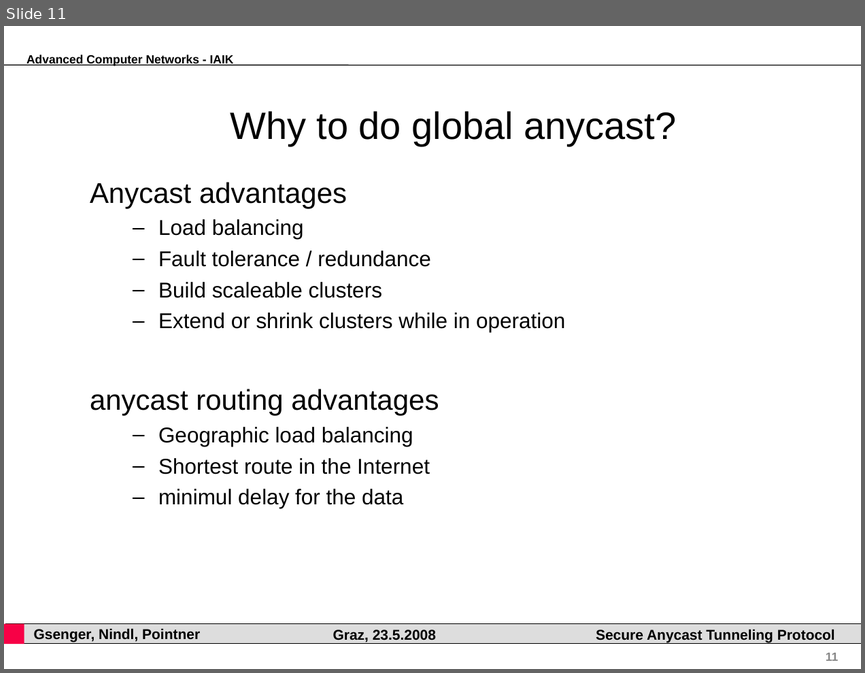
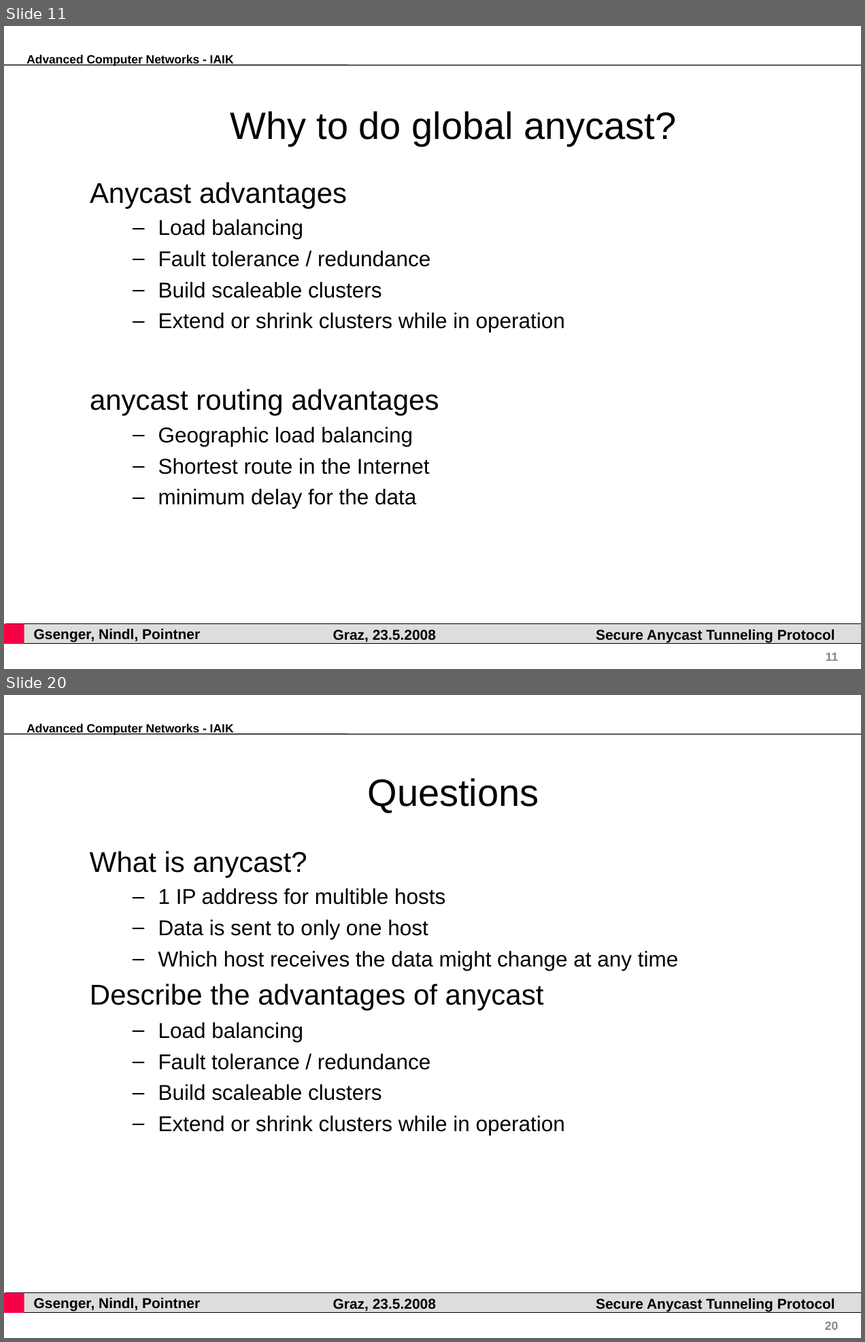
Before and after one commit to pyhedgehog/anytun, a slide deck: papers/acn.ppt. Shown one above the other, each under a label of ours: slide 11 before the commit, slides 11 and 20 after it; the slides between them are not shown. The pictures are 865x673 and 865x1342 pixels, drawn with LibreOffice and Linux fonts; fonts in the diff are those of the drawing; background and template pictures are left out. Boxes give left, top, right and bottom in pixels: in the first picture for what was removed or moved away, otherwise in the second. Text is boxed around its words. In the diff, an @@ line names an element or a change of style, - is before the commit and + after.

```diff
--- a/papers/acn.ppt
+++ b/papers/acn.ppt
@@ slide 20 added at [4, 695, 861, 1338], background #FFFFFF; not listed: 7 template elements that a slide beside it also shows @@
@@ title added at [367, 778, 538, 813], 32 pt, text #000000 @@
+Questions
@@ text added at [90, 851, 679, 1135], 18 pt, text #000000 @@
+What is anycast?
+  – 1 IP address for multible hosts
+  – Data is sent to only one host
+  – Which host receives the data might change at any time
+Describe the advantages of anycast
+  – Load balancing
+  – Fault tolerance / redundance
+  – Build scaleable clusters
+  – Extend or shrink clusters while in operation
@@ slide 11 changed as well @@
@@ text at [158, 488, 416, 508]: text changed @@
-  – minimul delay for the data
+  – minimum delay for the data
```
Also in this commit, not shown: 7 other slides changed, 9 other slides added.
